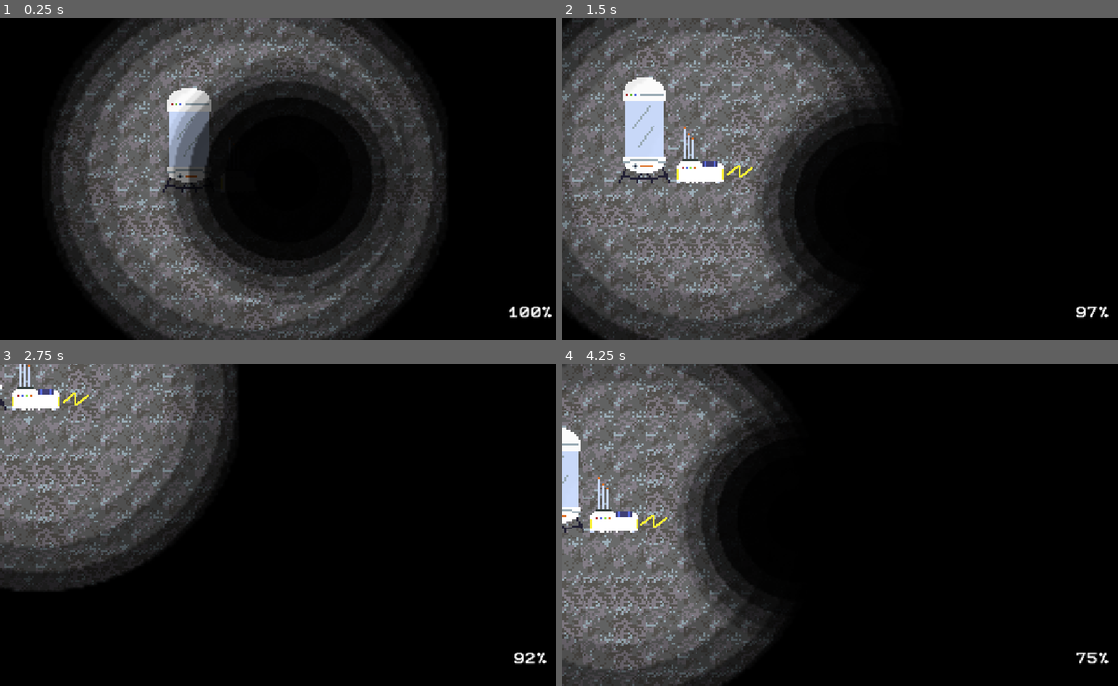
Above: before the commit, frames 1-4 (two rows, left to right).
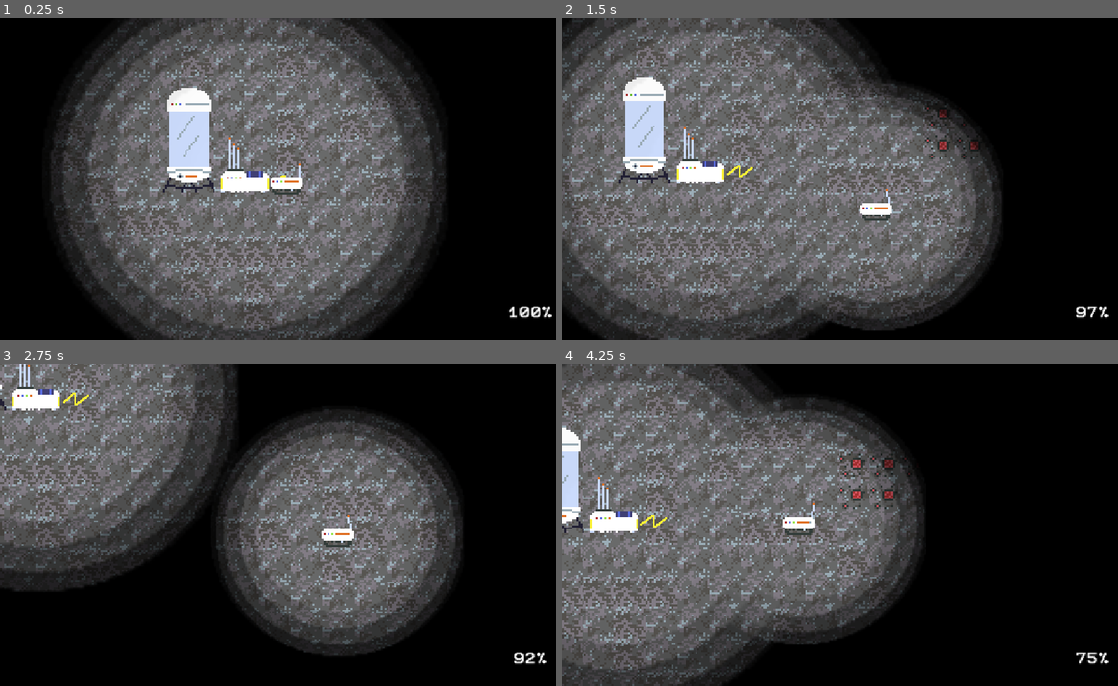
Above: after the commit, the same moments.

Repository: DanielDe8/Moonrunner
Game: Godot game, scene res://Scenes/Main.tscn
Two runs of this game, one before a commit and one after it. Both use one fixed random seed, a clock stepped at 60 frames per second and the inputs below.
Inputs (mouse positions are in pixels of both pictures, inside the frame that each line leads up to):
- Up to frame 1 (0.25 s): no input
- Up to frame 2 (1.5 s): tap Enter at 0.5 s; move the mouse to (973, 162) at 0.52 s; hold Right (right) 0.53-1.28 s; hold M (mine) 0.53-1.28 s; click (973, 162) at 0.67 s; move the mouse to (734, 195) at 1.27 s; hold Down (down) from 1.28 s (still down); tap R (warp) at 1.35 s
- Up to frame 3 (2.75 s): move the mouse to (344, 454) at 2.02 s; release Down (down) at 2.03 s; hold Right (right) from 2.03 s (still down); hold M (mine) from 2.03 s (still down)
- Up to frame 4 (4.25 s): move the mouse to (817, 589) at 2.77 s; release Right (right) at 2.78 s; release M (mine) at 2.78 s; hold Up (up) 2.78-3.53 s; tap R (warp) at 2.85 s; click (817, 589) at 2.92 s; move the mouse to (1017, 573) at 3.52 s; hold Left (left) from 3.53 s (still down); hold M (mine) from 3.53 s (still down)

The runs differ from the first frame. In frame 1, 26% of the frame differs, in the area x 29-75%, y 12-89%; in frame 2, 26%; in frame 3, 26%; in frame 4, 26%, in the area x 20-66%, y 10-87%.

Commit message:
change light energy to 1 from 0

Diff:
--- a/Objects/player.tscn
+++ b/Objects/player.tscn
@@ -184,7 +184,6 @@
 blend_mode = 1
 
 [node name="PointLight2D" type="PointLight2D" parent="." unique_id=761549764]
-energy = 0.0
 blend_mode = 2
 texture = ExtResource("2_slvmq")
 
